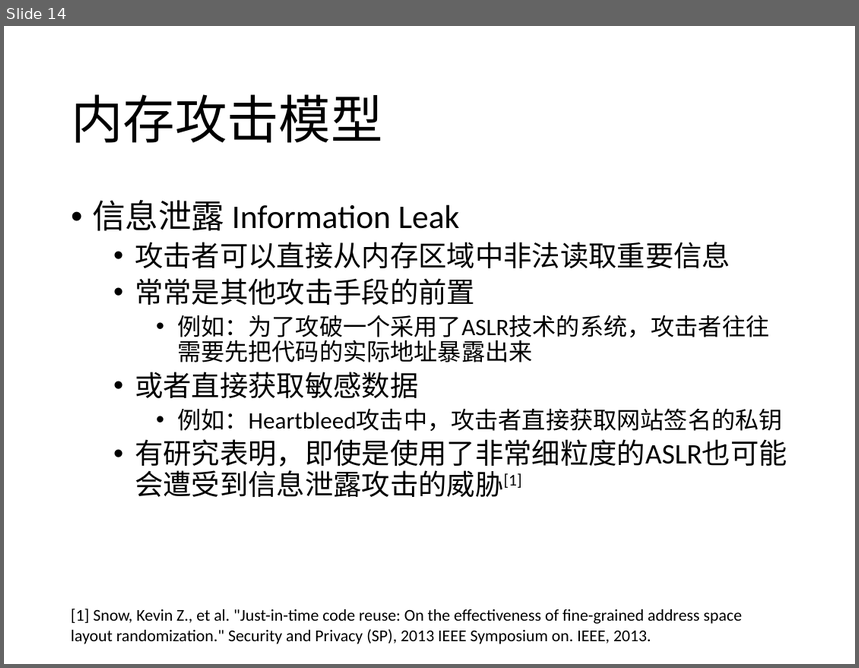
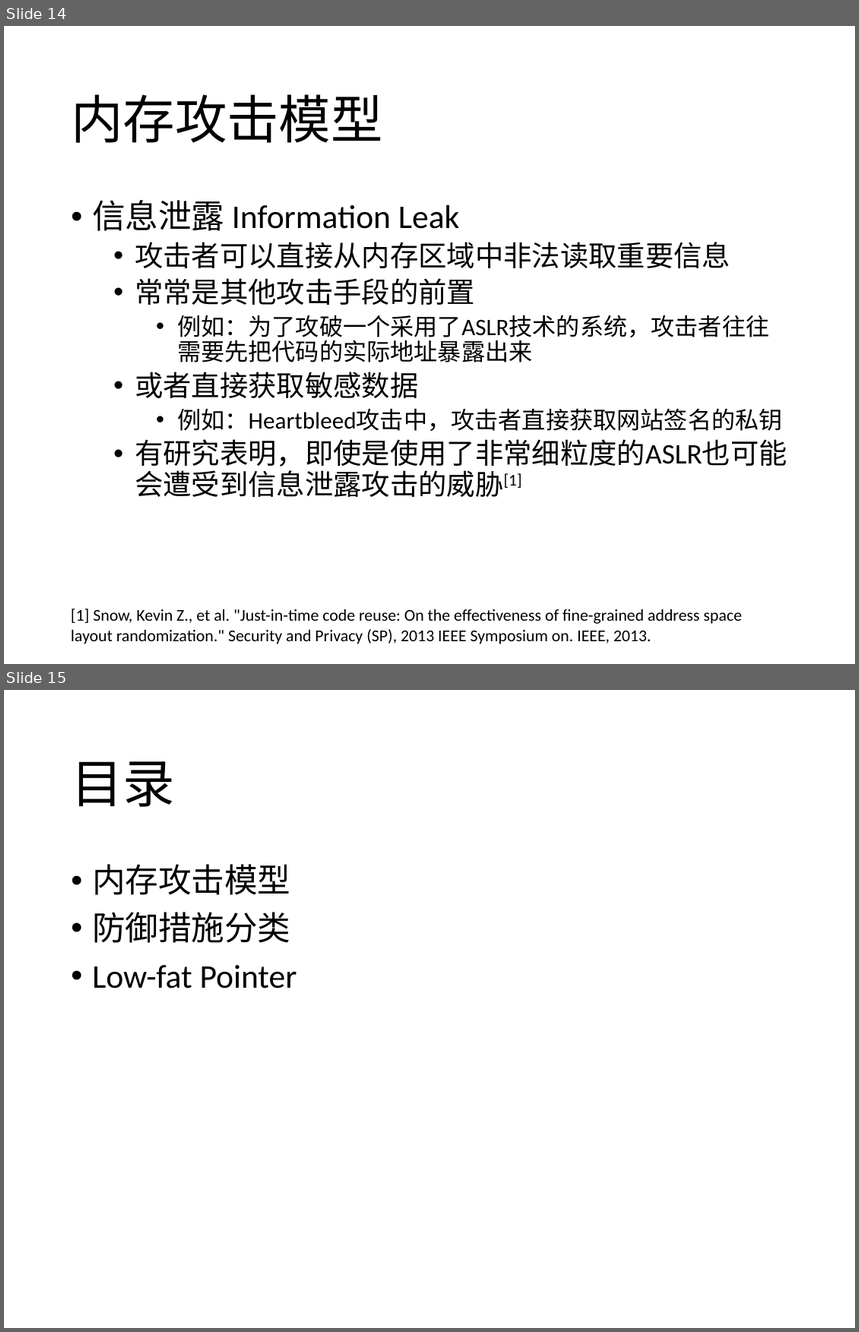
Before and after one commit to CodeATA/Docs, a slide deck: 内存安全报告.pptx. Shown one above the other, each under a label of ours: slide 14 before the commit, slides 14 and 15 after it. The pictures are 859x668 and 859x1332 pixels, drawn with LibreOffice and Linux fonts; fonts in the diff are those of the drawing. Boxes give left, top, right and bottom in pixels: in the first picture for what was removed or moved away, otherwise in the second. Text is boxed around its words. In the diff, an @@ line names an element or a change of style, - is before the commit and + after.

```diff
--- a/内存安全报告.pptx
+++ b/内存安全报告.pptx
@@ slide 15 added at box(4, 690, 855, 1328), background #FFFFFF @@
@@ title added at box(71, 761, 175, 807), 44 pt, text #000000 @@
+目录
@@ text added at box(92, 864, 297, 989), 28 pt, text #000000 @@
+• 内存攻击模型
+• 防御措施分类
+• Low-fat Pointer
```
Also in this commit, not shown: 1 slide changed, 7 other slides added.
